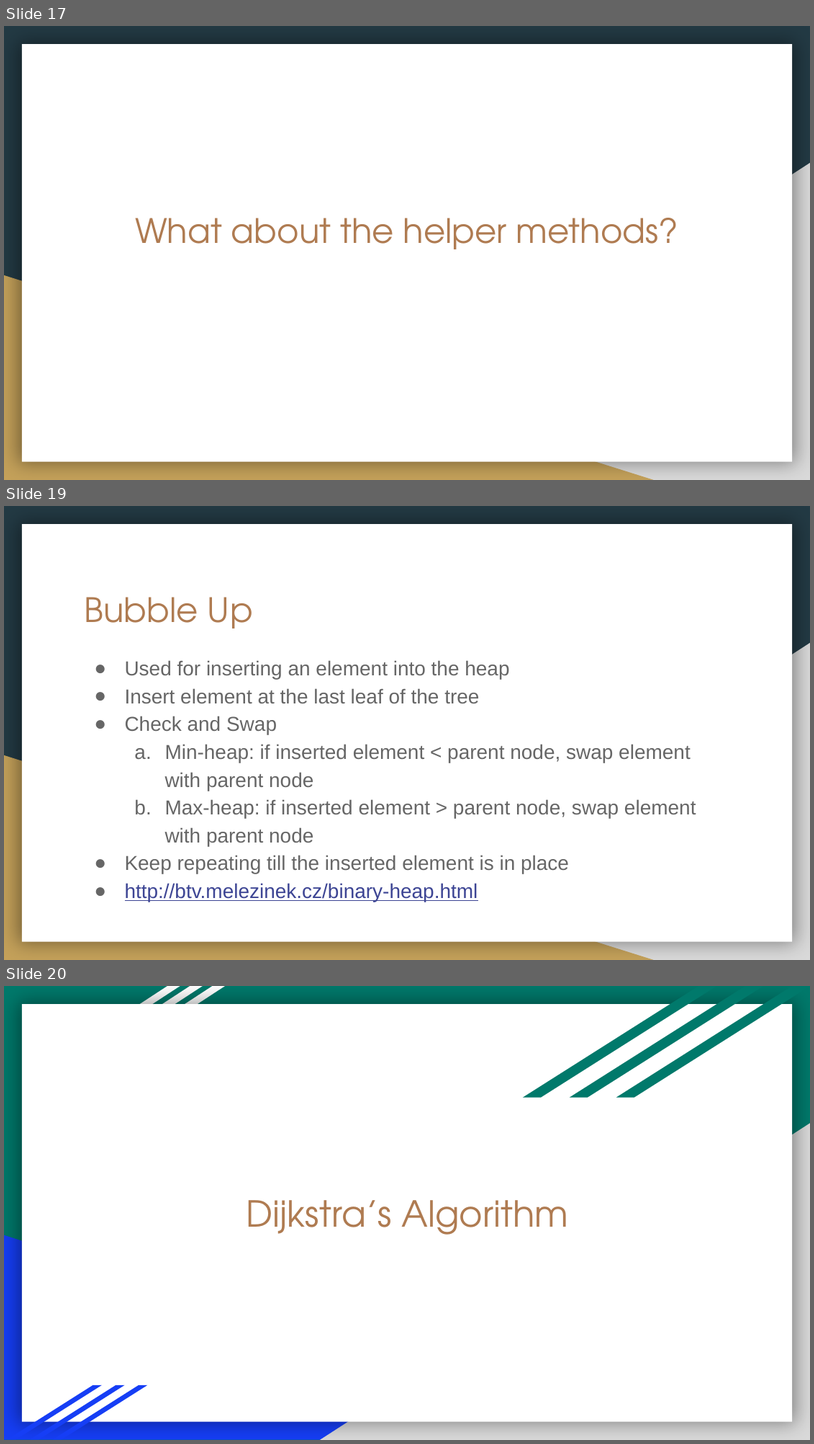
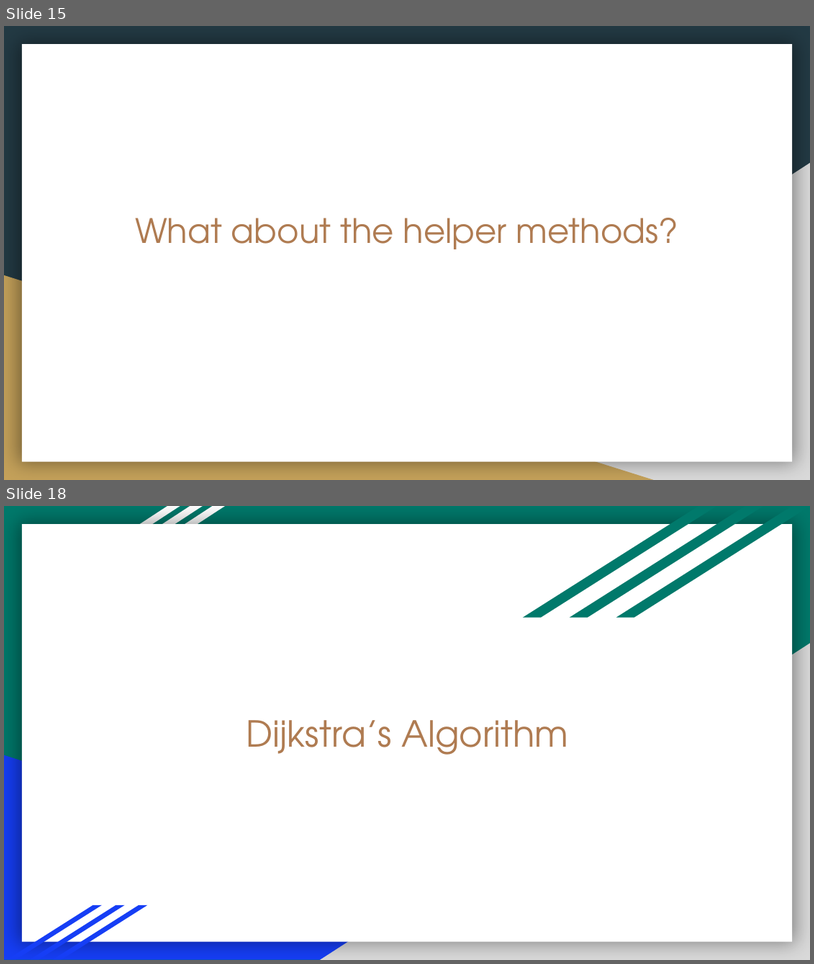
Before and after one commit to ucsd-cse12-sp21/ucsd-cse12-sp21.github.io, a slide deck: discussions/Week9/Week 9 Discussion Slides.pptx. Shown one above the other, each under a label of ours: slides 17, 19 and 20 before the commit, slides 15 and 18 after it; the slides between them are not shown. The pictures are 814x1444 and 814x964 pixels, drawn with LibreOffice and Linux fonts; fonts in the diff are those of the drawing. Boxes give left, top, right and bottom in pixels: in the first picture for what was removed or moved away, otherwise in the second. Text is boxed around its words. In the diff, an @@ line names an element or a change of style, - is before the commit and + after.

```diff
--- a/discussions/Week9/Week 9 Discussion Slides.pptx
+++ b/discussions/Week9/Week 9 Discussion Slides.pptx
@@ slide 19 removed at bbox=[4, 506, 810, 960], background #233A44; not listed: 3 template elements that a slide beside it also shows @@
@@ title removed at bbox=[85, 597, 253, 628] @@
-Bubble Up
@@ text removed at bbox=[125, 660, 697, 901] @@
-● Used for inserting an element into the heap
-● Insert element at the last leaf of the tree
-● Check and Swap
-  a. Min-heap: if inserted element < parent node, swap element with parent node
-  b. Max-heap: if inserted element > parent node, swap element with parent node
-● Keep repeating till the inserted element is in place
-● http://btv.melezinek.cz/binary-heap.html
@@ what was slide 17 is now slide 15 @@
@@ what was slide 20 is now slide 18 @@
```
Also in this commit, not shown: 1 slide changed, 1 other slide removed, 1 other file.
